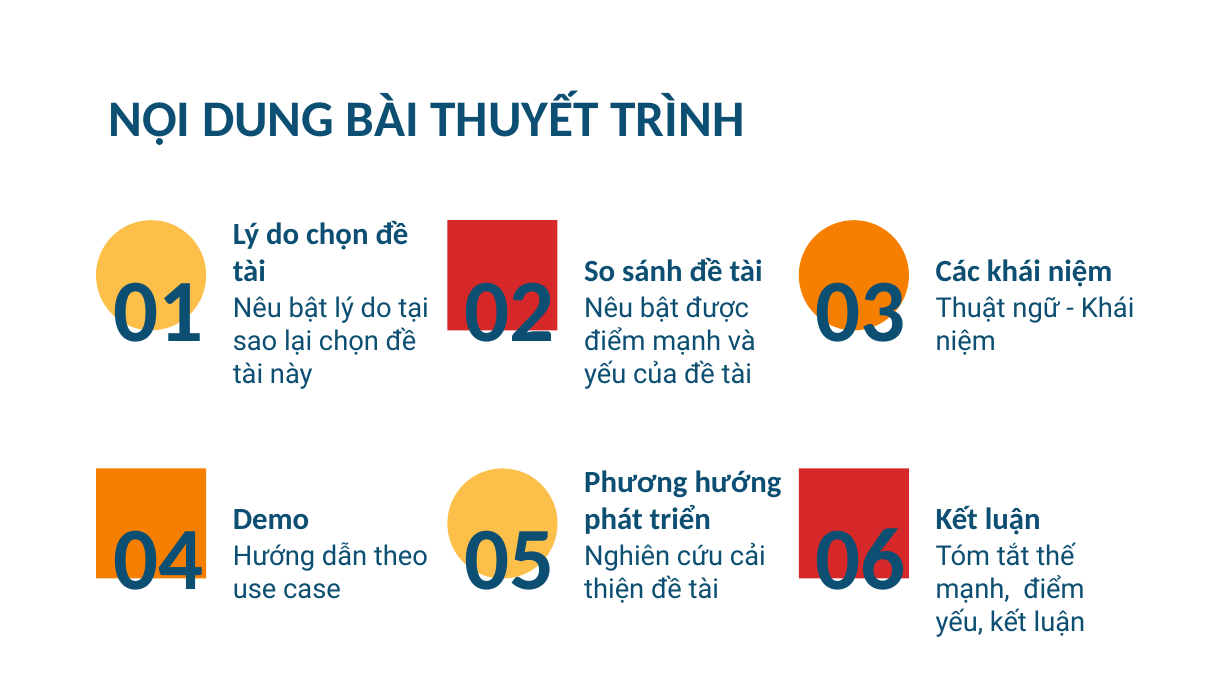
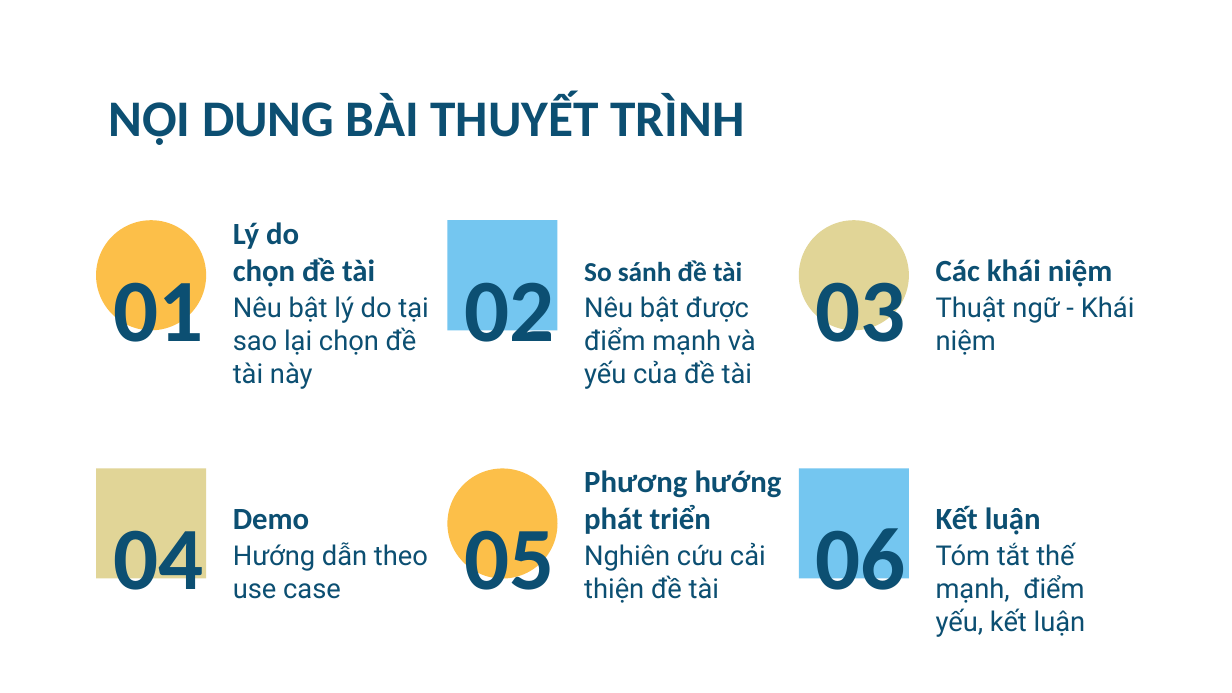
Before and after one commit to npackr/for-mqtt-dashboard, a slide deck: slide 4 of document/presentation.pptx. Drawn at 1232x693 pixels with LibreOffice and Linux fonts; fonts in the diff are those of the drawing. Boxes give left, top, right and bottom in pixels: in the first picture for what was removed or moved away, otherwise in the second. Text is boxed around its words. In the diff, an @@ line names an element or a change of style, - is before the commit and + after.

```diff
--- a/document/presentation.pptx
+++ b/document/presentation.pptx
@@ title "Lý do chọn đề tài" rewrapped from (233,220,409,282) to (233,222,375,287) @@
@@ rectangle at (447,221,557,330): fill #D62828 to #74C6F0 @@
@@ ellipse at (798,221,908,330): fill #F77F00 to #E1D597 @@
@@ title "So sánh đề tài" at (584,260,742,282): size 18 to 16 pt @@
@@ rectangle at (96,468,206,578): fill #F77F00 to #E1D597 @@
@@ rectangle at (798,468,908,578): fill #D62828 to #74C6F0 @@
```
Also in this commit, not shown: 10 other slides changed, 2 slides added, 2 slides removed.
